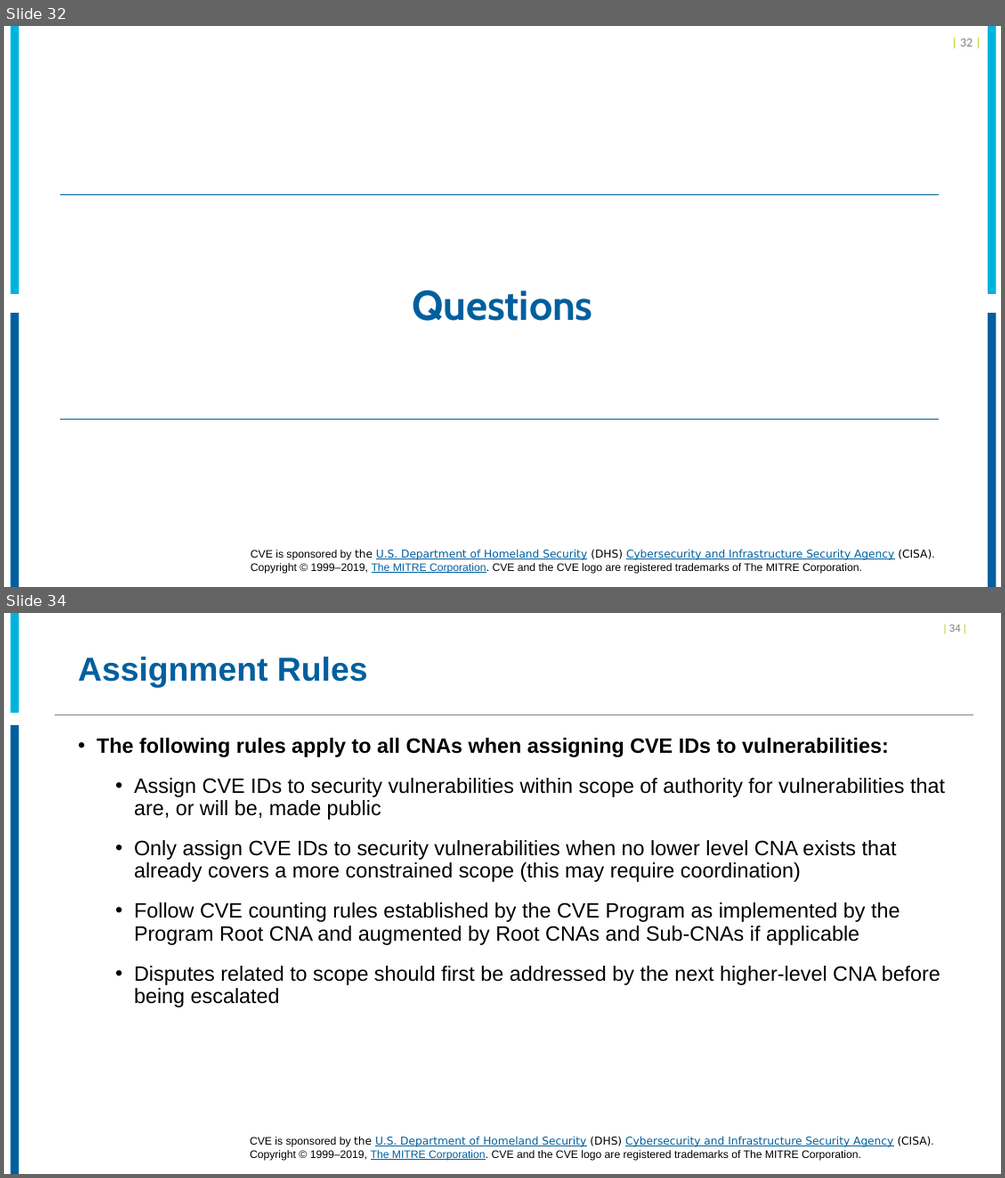
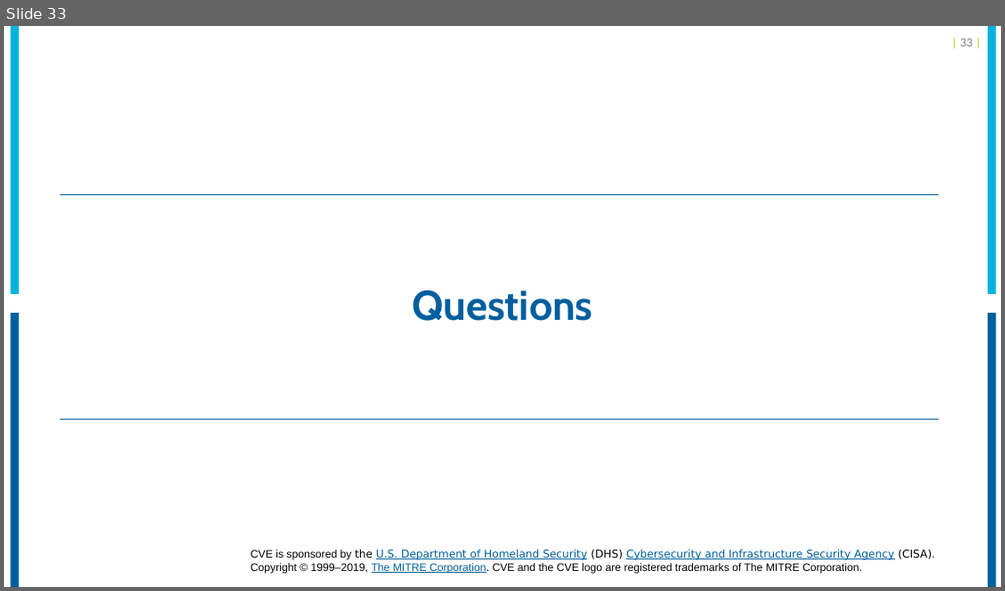
Before and after one commit to CVEProject/cveproject.github.io, a slide deck: docs/cna/Becoming_a_CNA.pptx. Shown one above the other, each under a label of ours: slides 32 and 34 before the commit, slide 33 after it; the slides between them are not shown. The pictures are 1005x1178 and 1005x591 pixels, drawn with LibreOffice and Linux fonts; fonts in the diff are those of the drawing; background and template pictures are left out. Boxes give left, top, right and bottom in pixels: in the first picture for what was removed or moved away, otherwise in the second. Text is boxed around its words. In the diff, an @@ line names an element or a change of style, - is before the commit and + after.

```diff
--- a/docs/cna/Becoming_a_CNA.pptx
+++ b/docs/cna/Becoming_a_CNA.pptx
@@ slide 34 removed at box(4, 613, 1001, 1174), background #FFFFFF @@
@@ rectangle removed at box(11, 613, 19, 713) @@
@@ page number removed at box(949, 625, 961, 632) @@
-| 34 |
@@ title removed at box(78, 657, 368, 688) @@
-Assignment Rules
@@ line removed from (54, 714) to (973, 714) @@
@@ rectangle removed at box(11, 725, 19, 1174) @@
@@ text removed at box(97, 738, 945, 1007) @@
-• The following rules apply to all CNAs when assigning CVE IDs to vulnerabilities:
-  • Assign CVE IDs to security vulnerabilities within scope of authority for vulnerabilities that are, or will be, made public
-  • Only assign CVE IDs to security vulnerabilities when no lower level CNA exists that already covers a more constrained scope (this may require coordination)
-  • Follow CVE counting rules established by the CVE Program as implemented by the Program Root CNA and augmented by Root CNAs and Sub-CNAs if applicable
-  • Disputes related to scope should first be addressed by the next higher-level CNA before being escalated
@@ text removed at box(250, 1135, 934, 1160) @@
-CVE is sponsored by the U.S. Department of Homeland Security (DHS) Cybersecurity and Infrastructure Security Agency (CISA). Copyright © 1999–2019, The MITRE Corporation. CVE and the CVE logo are registered trademarks of The MITRE Corporation.
@@ what was slide 32 is now slide 33 @@
```
Also in this commit, not shown: 25 slides changed, 1 slide added, 11 other slides removed.
